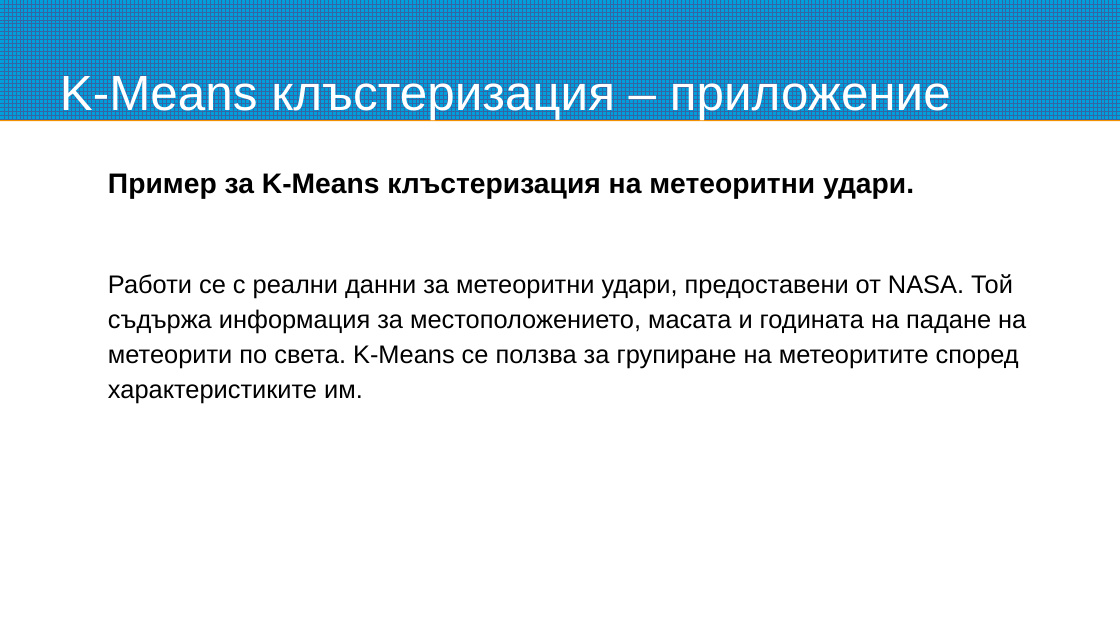
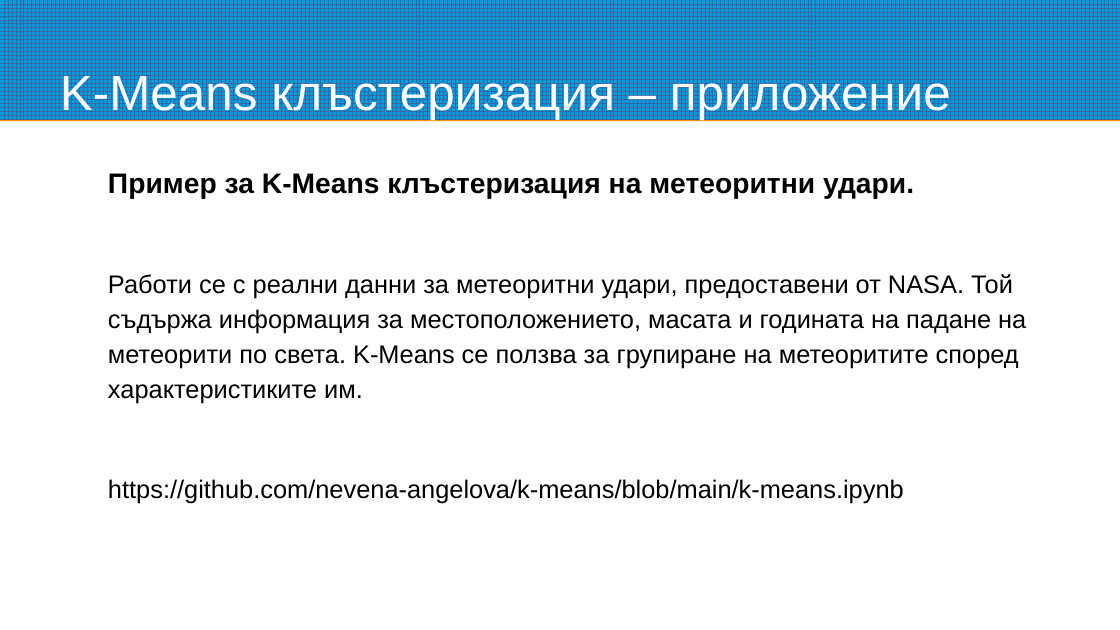
Before and after one commit to nevena-angelova/k-means, a slide deck: slide 4 of K-Means-Presentation.odp. Drawn at 1120x630 pixels with LibreOffice and Linux fonts; fonts in the diff are those of the drawing. Boxes give left, top, right and bottom in pixels: in the first picture for what was removed or moved away, otherwise in the second. Text is boxed around its words. In the diff, an @@ line names an element or a change of style, - is before the commit and + after.

```diff
--- a/K-Means-Presentation.odp
+++ b/K-Means-Presentation.odp
@@ text at [108,479,904,504]: paragraph added @@
+https://github.com/nevena-angelova/k-means/blob/main/k-means.ipynb
```
Also in this commit, not shown: 2 other slides changed, 4 other files.
